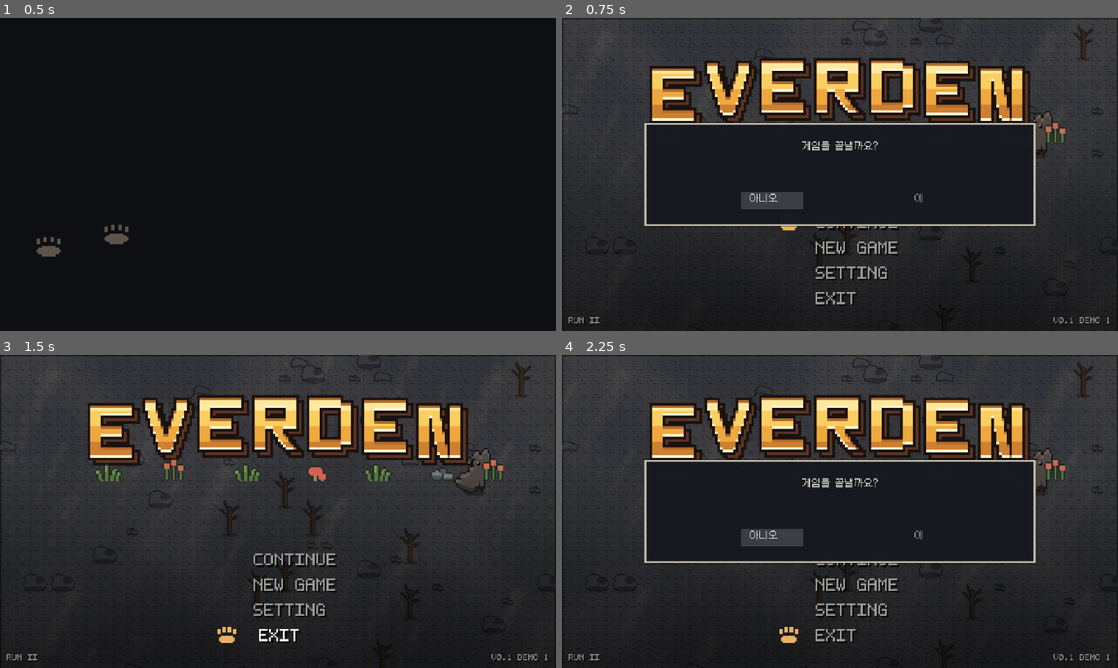
Above: before the commit, frames 1-4 (two rows, left to right).
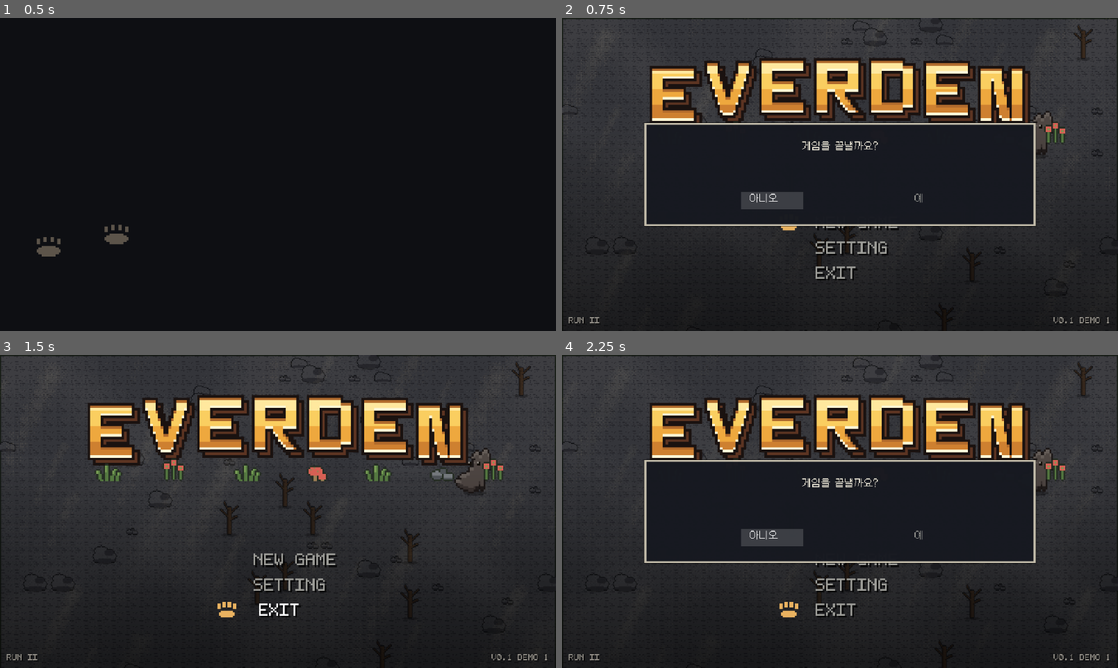
Above: after the commit, the same moments.

Repository: MarcLJLee/everden
Game: Godot game, scene res://scenes/ui/Boot.tscn
Two runs of this game, one before a commit and one after it. Both use one fixed random seed, a clock stepped at 60 frames per second and the inputs below.
Inputs (mouse positions are in pixels of both pictures, inside the frame that each line leads up to):
- Up to frame 1 (0.5 s): no input
- Up to frame 2 (0.75 s): tap Enter (open_menu) at 0.5 s; move the mouse to (812, 237) at 0.52 s; hold W (move_up) from 0.53 s (still down); hold Space (interact) from 0.53 s (still down); click (812, 237) at 0.67 s
- Up to frame 3 (1.5 s): keep holding W (move_up); tap R (debug_reset_run) at 1.25 s; move the mouse to (444, 558) at 1.27 s; release Space (interact) at 1.28 s; tap Space (interact) at 1.35 s
- Up to frame 4 (2.25 s): tap R (debug_reset_run) at 2 s; move the mouse to (673, 464) at 2.02 s; release W (move_up) at 2.03 s; hold A (move_left) from 2.03 s (still down); hold Space (interact) from 2.03 s (still down)

Frame 1 is identical in both runs. In frame 2, 0.8% of the frame differs, in the area x 45-61%, y 66-92%; in frame 3, 1.4%, in the area x 39-61%, y 63-92%; in frame 4, 1.0%.

Commit message:
세이브를 지워도 CONTINUE 가 떴다
오토로드가 켜지자마자 새 판을 저장해서 빈 파일이 생겼고, 타이틀이 그 파일을
보고 이어하기를 띄웠다. 두 군데를 고쳤다.

새 판은 저장을 부르지 않는다 — 파일은 처음 친구가 생길 때 생긴다.
그리고 타이틀이 파일이 아니라 상태를 묻는다: 이어할 "것" 이 있는가,
즉 모아온 아이가 있는가.

어슬렁 판정이 10초만 재서 깜빡였다. 목표를 1.4~3.2초마다 바꾸고 반쯤은
제자리에 서므로 짧게 재면 운이 섞인다 — 30초를 재서 평균이 이기게 했다. 427개.

Diff:
--- a/scripts/game/GameState.gd
+++ b/scripts/game/GameState.gd
@@ -92,7 +92,9 @@
 	tutorial_done = false
 	paired.clear()
 	region_id = "home_hills"
-	save_game()
+	# ⚠️ **여기서 저장하지 않는다.** 세이브를 지우고 켜면 오토로드가 곧바로 빈 파일을
+	#    새로 써서, 타이틀이 그걸 보고 CONTINUE 를 띄웠다 (사용자 지적).
+	#    파일은 **처음 친구가 생길 때** 생긴다 — 그 전에는 이어할 것이 없다.
 
 
 ## 첫 만남이 끝났다 — 강아지가 식구가 되고, 그대로 첫 동료가 된다.
--- a/scripts/ui/Title.gd
+++ b/scripts/ui/Title.gd
@@ -372,9 +372,18 @@
 			_wake()
 
 
-## 이어할 것이 있는가. **파일이 있으면 있다** — 첫 만남 도중에 껐어도 거기서 잇는다.
+## 이어할 것이 있는가.
+##
+## ⚠️ **파일이 있느냐로 묻지 않는다.** 세이브를 지우고 켜도 오토로드가 곧바로 빈 파일을
+##    쓸 수 있어서, 새 판인데 CONTINUE 가 떴다 (사용자 지적).
+##    묻는 것은 "이어할 **것**이 있는가" — 즉 **모아온 아이가 있는가** 다.
 ## ⚠️ 오토로드를 이름으로 쓰지 않는다: 타이틀이 먼저 뜰 수 있다.
 func _has_save() -> bool:
+	var loop := Engine.get_main_loop()
+	if loop is SceneTree:
+		var game := (loop as SceneTree).root.get_node_or_null("Game")
+		if game != null:
+			return not (game.collection as Array).is_empty()
 	return FileAccess.file_exists(GameState.SAVE_PATH)
 
 
--- a/tools/smoke_test.gd
+++ b/tools/smoke_test.gd
@@ -7,7 +7,7 @@
 extends SceneTree
 
 ## 이 아래로 떨어지면 어딘가에서 판정이 조용히 끊긴 것이다.
-const FLOOR := 418
+const FLOOR := 422
 
 var _pass := 0
 var _fail := 0
@@ -56,7 +56,7 @@
 	await _test_animation_set(field)
 	await _test_art_wiring(field)
 	await _test_home()
-	await _test_boot()
+	await _test_boot(game)
 	await _test_sense_reach(field)
 	await _test_terrain_walk(field)
 	await _test_weather(field, game)
@@ -484,7 +484,7 @@
 	return ["초원", "숲", "물가", "바위"]
 
 
-func _test_boot() -> void:
+func _test_boot(game) -> void:
 	_check("로고 그림이 있다",
 		ResourceLoader.exists("res://sprites/extracted/ui/logo_screen.png"))
 	_check("게임이 부팅 화면부터 뜬다",
@@ -509,15 +509,18 @@
 	var title: Control = load("res://scenes/ui/Title.tscn").instantiate()
 	root.add_child(title)
 	await process_frame
-	var savable := FileAccess.file_exists(GameState.SAVE_PATH)
+	# ⚠️ **파일이 있느냐로 묻지 않는다.** 세이브를 지우고 켜도 오토로드가 곧바로 빈 파일을
+	#    쓸 수 있어서 새 판인데 CONTINUE 가 떴다 (사용자 지적).
+	#    이어할 **것**이 있는가 — 즉 모아온 아이가 있는가로 묻는다.
+	var savable: bool = not (game.collection as Array).is_empty()
 	_check("이어할 것이 있을 때만 CONTINUE 가 뜬다",
 		("CONTINUE" in title._items) == savable,
-		"세이브 %s · %s" % [savable, title._items])
+		"식구 %d · %s" % [game.collection.size(), title._items])
 	# 데모 빌드는 새 게임이 아니라 필드 한 조각을 보여준다 — 없는 것을 약속하지 않는다.
 	# 데모가 아니면 첫 항목은 이어하기(있으면) 또는 새 게임이고, 들어가는 곳은 집이다.
 	var expected := "DEMO" if title.demo_build else ("CONTINUE" if savable else "NEW GAME")
 	_check("첫 항목이 지금 상태와 맞는다", title._items[0] == expected,
-		"demo=%s 세이브=%s %s" % [title.demo_build, savable, title._items])
+		"demo=%s 이어할것=%s %s" % [title.demo_build, savable, title._items])
 	_check("타이틀에서 고르면 집으로 들어간다",
 		ResourceLoader.exists(title.HOME_SCENE))
 	_check("동무 후보는 title.json 의 candidates 에서 온다",
@@ -1831,9 +1834,11 @@
 
 	# ★ **잡은 게 없으면 곁에서 어슬렁거린다** (사용자 지적).
 	#   자리에 딱 붙여 세웠더니 플레이어에게 들러붙은 것처럼 보였다.
+	# ⚠️ 어슬렁은 **1.4~3.2초마다** 목표를 바꾸고 반쯤은 제자리에 선다. 10초만 재면
+	#    운 나쁘게 서 있는 목표가 몰려 값이 깜빡인다 — 30초를 재서 평균이 이기게 한다.
 	var stops := 0
 	var spots := {}
-	for step in 600:
+	for step in 1800:
 		field._follow_player(1.0 / 60.0)
 		field.guide.update([], [])
 		await process_frame
@@ -1841,9 +1846,9 @@
 		if lead_dog.move_vector.length() > 0.05:
 			stops += 1
 	_check("곁에서 돌아다닌다 — 들러붙지 않는다", spots.size() > 12,
-		"%d 곳 · 걷는 프레임 %d/600" % [spots.size(), stops])
-	_check("가끔은 선다 — 늘 움직이면 부산하다", stops < 580,
-		"걷는 프레임 %d/600" % stops)
+		"%d 곳 · 걷는 프레임 %d/1800" % [spots.size(), stops])
+	_check("가끔은 선다 — 늘 움직이면 부산하다", stops < 1700,
+		"걷는 프레임 %d/1800" % stops)
 	_check("그래도 곁을 떠나지는 않는다",
 		lead_dog.position.distance_to(field.player.position)
 			< field.tuning.tile_size * 4.0,
@@ -2068,6 +2073,24 @@
 	_check("짝이 된 순간을 알려줄 이름이 나온다", told == ["otter"], "%s" % [told])
 	_check("이미 된 종은 다시 안 알린다", telling.roll_pairs().is_empty())
 
+	# ★ **새 판은 세이브를 쓰지 않는다.** 지우고 켜면 오토로드가 곧바로 빈 파일을 써서
+	#   새 판인데 CONTINUE 가 떴다 (사용자 지적). 파일은 **처음 친구가 생길 때** 생긴다.
+	var blank := GameState.new()
+	blank.autosave = false
+	blank.start_new()
+	_check("새 판에는 이어할 것이 없다", blank.collection.is_empty())
+	blank.finish_tutorial()
+	_check("첫 친구가 생기면 이어할 것이 생긴다", not blank.collection.is_empty())
+	# start_new 가 저장을 부르지 않는지 — 부르면 빈 파일이 남는다
+	var wrote := false
+	blank.autosave = true
+	var before_size := -1
+	if FileAccess.file_exists(GameState.SAVE_PATH):
+		before_size = FileAccess.get_file_as_string(GameState.SAVE_PATH).length()
+	blank.autosave = false
+	_check("빈 판을 저장하지 않는다 — 파일은 친구가 생길 때 생긴다", not wrote,
+		"%d" % before_size)
+
 	# ★ 실제 날씨는 튀지 않는다 — 지금과 가까운 상태로만 옮겨간다 (사용자 지적)
 	var walker := WeatherSystem.new()
 	walker.setup(schema, RandomNumberGenerator.new(), {"초원": 2000, "숲": 600})
Not shown, changed: RUN.md
